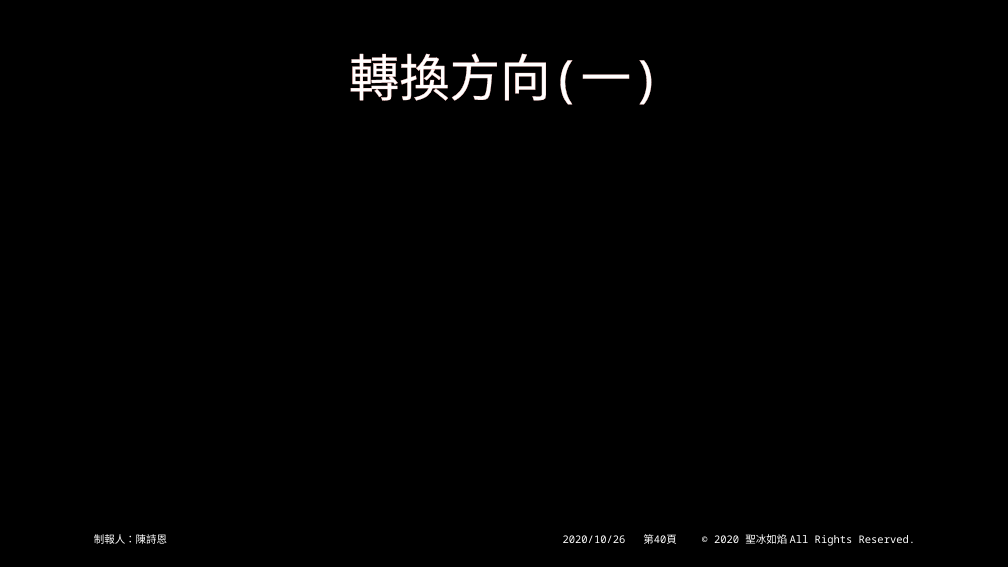
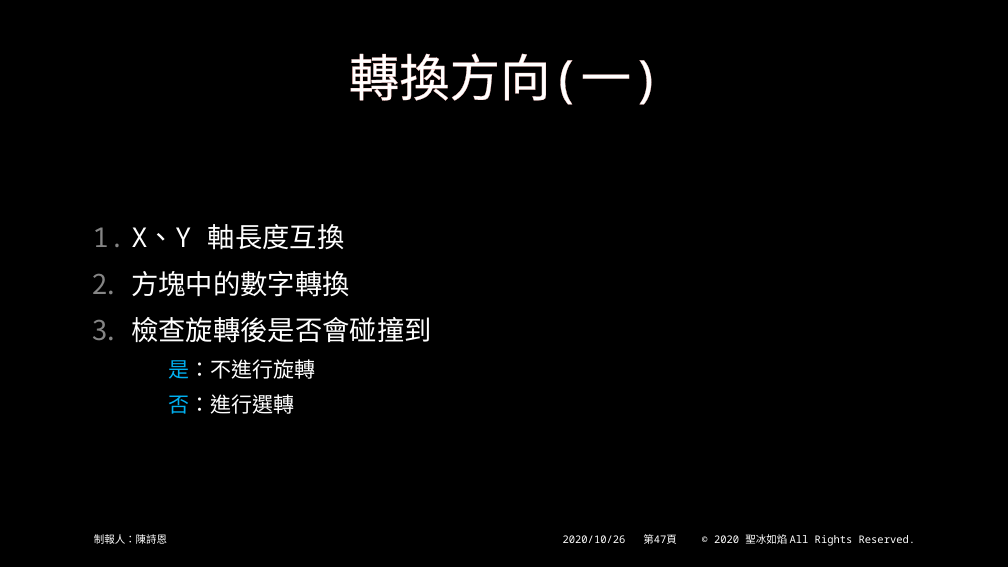
Before and after one commit to beenyan/RLSB, a slide deck: slide 47 of 俄羅斯方塊.pptx (slide 40 before the commit). Drawn at 1008x567 pixels with LibreOffice and Linux fonts; fonts in the diff are those of the drawing; background and template pictures are left out. Boxes give left, top, right and bottom in pixels: in the first picture for what was removed or moved away, otherwise in the second. Text is boxed around its words. In the diff, an @@ line names an element or a change of style, - is before the commit and + after.

```diff
--- a/俄羅斯方塊.pptx
+++ b/俄羅斯方塊.pptx
@@ text added at [131,224,431,414], 26 pt, text #FFFFFF @@
+1. X、Y 軸長度互換
+2. 方塊中的數字轉換
+3. 檢查旋轉後是否會碰撞到
+    是：不進行旋轉
+    否：進行選轉
@@ page number at [643,534,677,544]: text changed @@
-第40頁
+第47頁
```
Also in this commit, not shown: 18 other slides changed, 31 slides removed, 2 other files.
